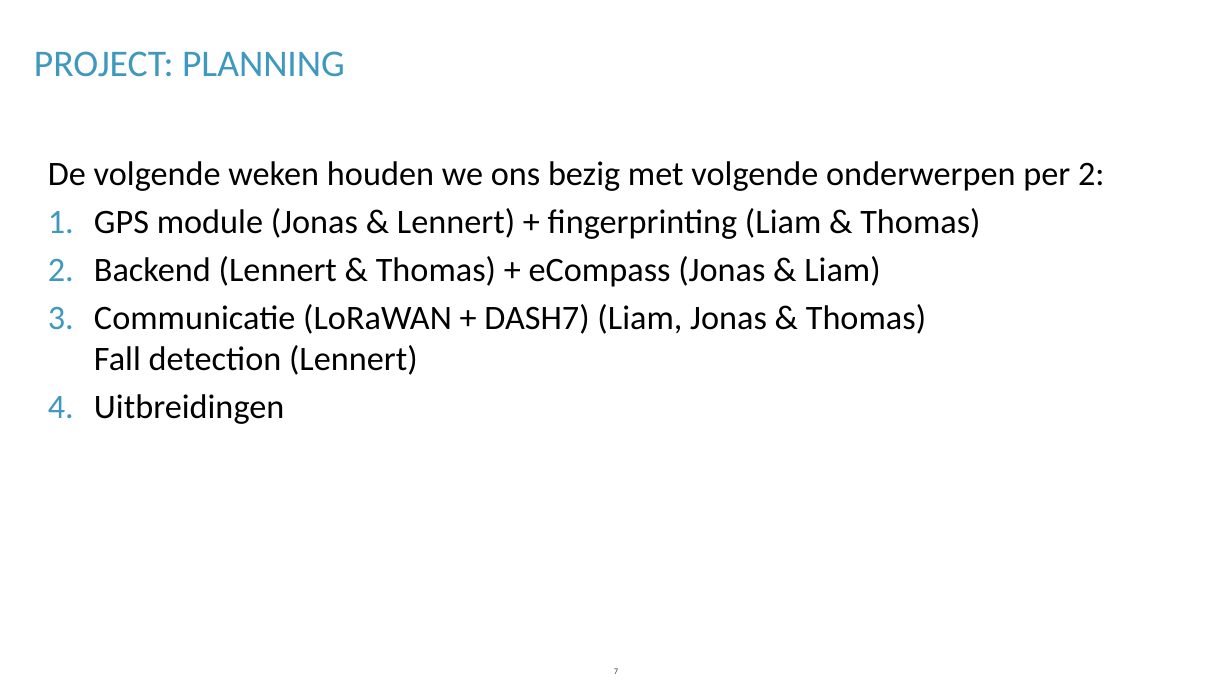
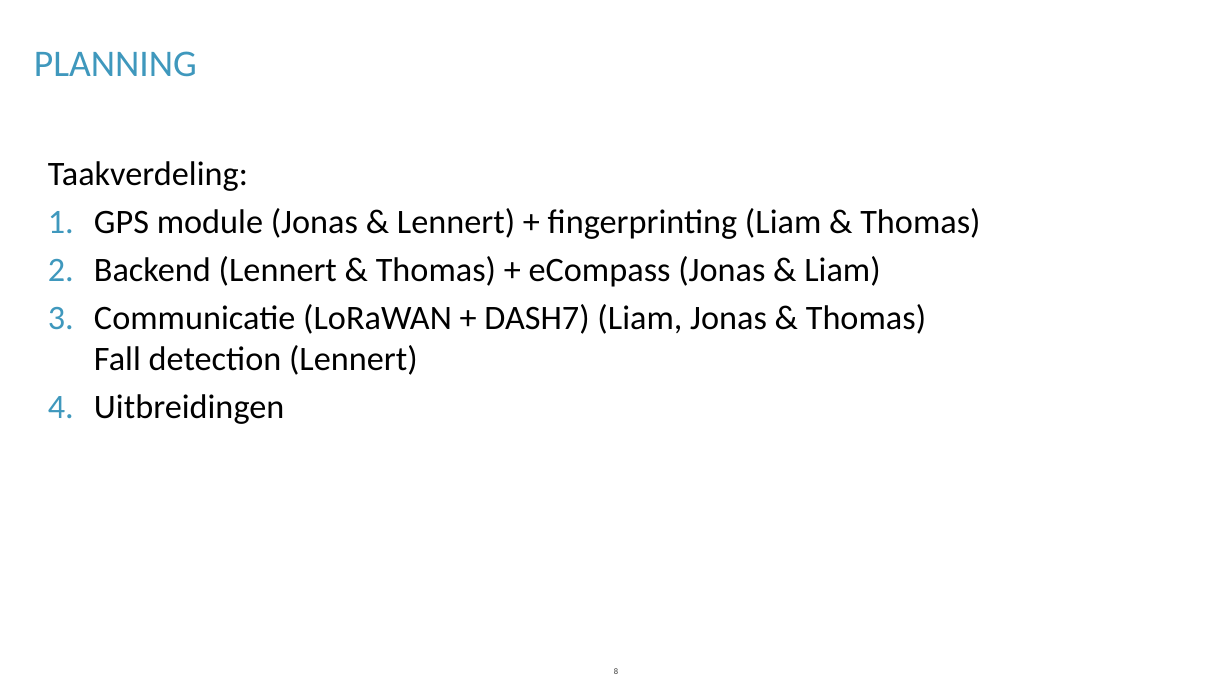
Before and after one commit to lennertvanhasselt/lowpowTLJL, a slide deck: slide 8 of Presentatie_groep_3.pptx (slide 7 before the commit). Drawn at 1232x693 pixels with LibreOffice and Linux fonts; fonts in the diff are those of the drawing; background and template pictures are left out. Boxes give left, top, right and bottom in pixels: in the first picture for what was removed or moved away, otherwise in the second. Text is boxed around its words. In the diff, an @@ line names an element or a change of style, - is before the commit and + after.

```diff
--- a/Presentatie_groep_3.pptx
+++ b/Presentatie_groep_3.pptx
@@ title at (34, 51, 197, 77): text changed @@
-PROJECT: PLANNING
+PLANNING
@@ text at (48, 161, 248, 191): text changed @@
-De volgende weken houden we ons bezig met volgende onderwerpen per 2:
+Taakverdeling:
@@ page number at (614, 667, 618, 676): text changed @@
-7
+8
```
Also in this commit, not shown: 4 other slides changed, 5 slides added, 2 slides removed, 1 other file.
